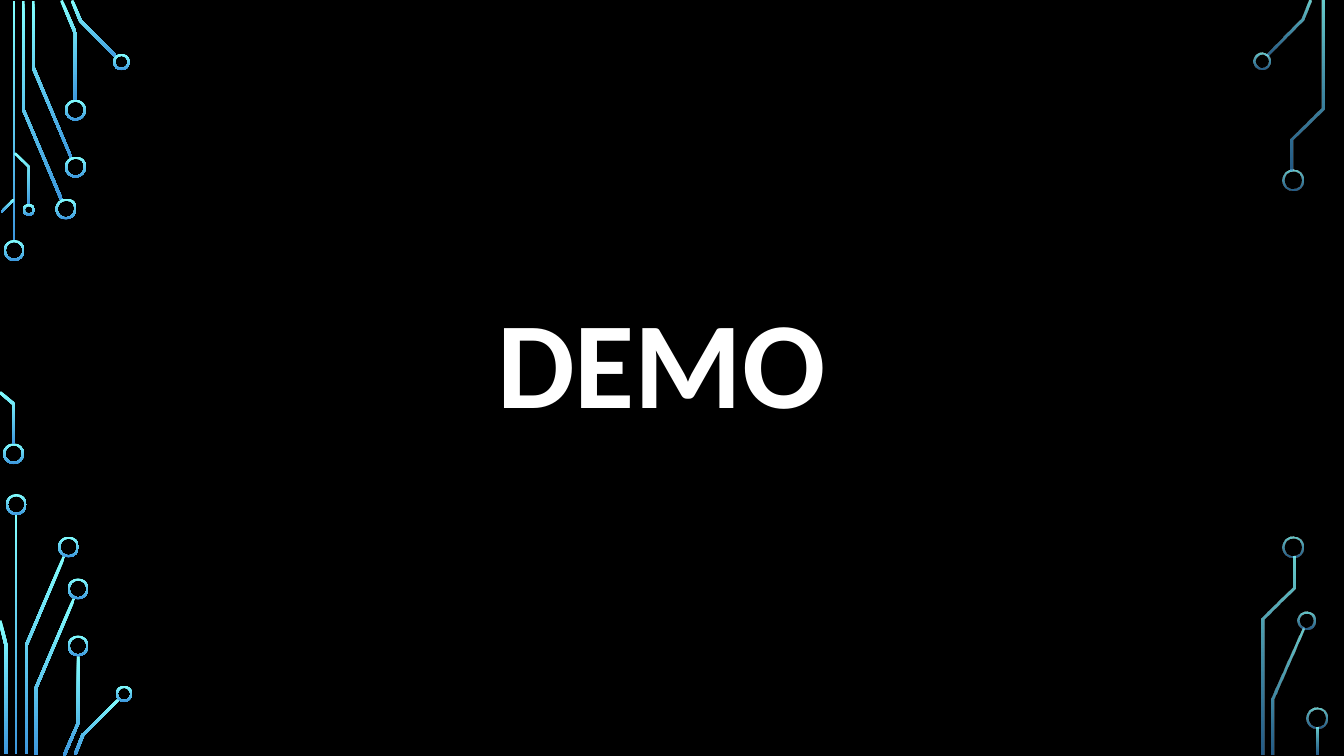
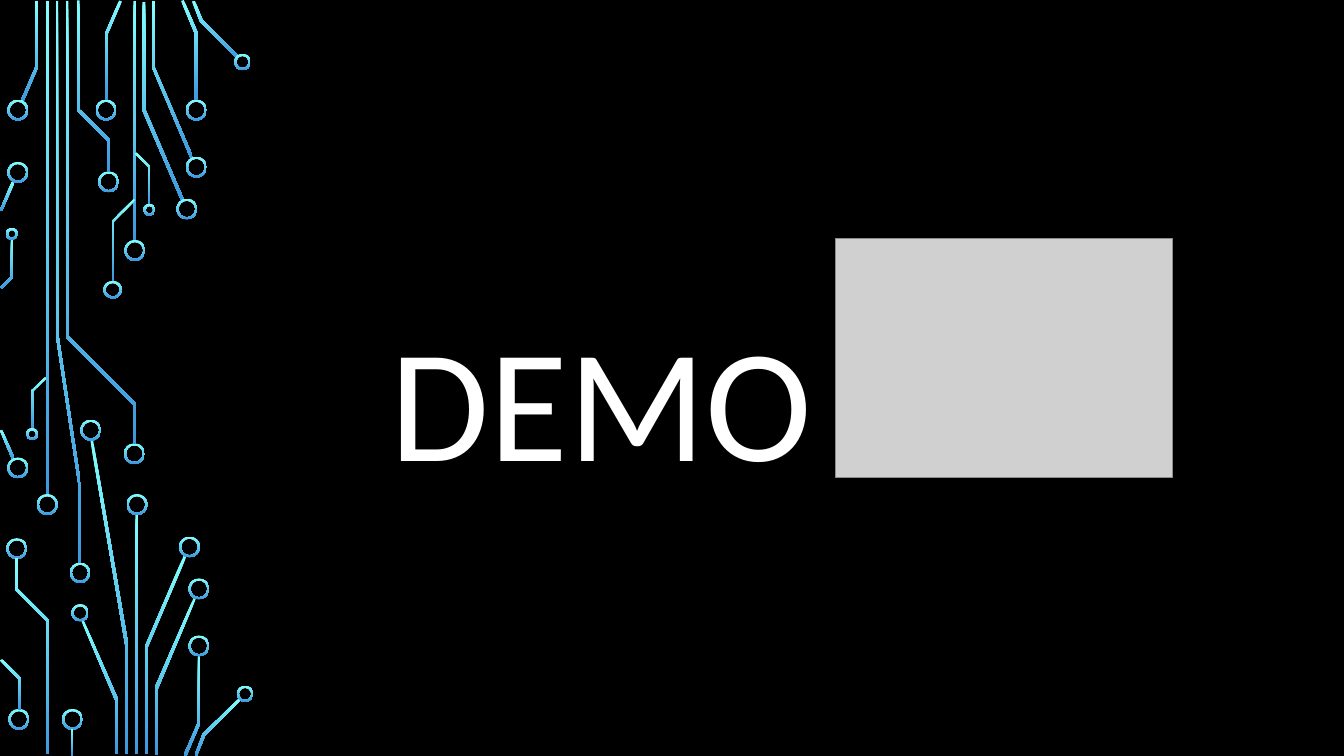
Before and after one commit to AntimonyTechnology/BiFrostGames, a slide deck: slide 4 of Documents/Demo07/Presentation.pptx. Drawn at 1344x756 pixels with LibreOffice and Linux fonts; fonts in the diff are those of the drawing; grey boxes stand for pictures; background and template pictures are left out. Boxes give left, top, right and bottom in pixels: in the first picture for what was removed or moved away, otherwise in the second. Text is boxed around its words. In the diff, an @@ line names an element or a change of style, - is before the commit and + after.

```diff
--- a/Documents/Demo07/Presentation.pptx
+++ b/Documents/Demo07/Presentation.pptx
@@ freeform shape: place and size @@
-freeform shape at box(60, 0, 78, 101)
+freeform shape at box(21, 1, 38, 101)
@@ group added at box(0, 0, 210, 756): 26 freeform shapes, 2 rectangles @@
@@ freeform shape: place and size @@
-freeform shape at box(31, 1, 72, 158)
+freeform shape at box(77, 1, 111, 172)
@@ 8 freeform shapes, 2 rectangles: place and size @@
-8 freeform shapes, 2 rectangles at box(4, 0, 133, 756)
+8 freeform shapes, 2 rectangles at box(124, 1, 254, 756)
@@ freeform shape: place and size @@
-freeform shape at box(65, 100, 86, 121)
+freeform shape at box(96, 100, 117, 121)
@@ freeform shape: place and size @@
-freeform shape at box(55, 199, 77, 220)
+freeform shape at box(7, 162, 28, 184)
@@ freeform shape: place and size @@
-freeform shape at box(65, 156, 86, 177)
+freeform shape at box(98, 171, 119, 193)
@@ freeform shape: place and size @@
-freeform shape at box(1, 199, 15, 213)
+freeform shape at box(0, 181, 15, 212)
@@ freeform shape: place and size @@
-freeform shape at box(22, 204, 34, 216)
+freeform shape at box(6, 228, 18, 240)
@@ title "DEMO": place and size @@
-title "DEMO" at box(497, 327, 826, 409)
+title "DEMO" at box(390, 356, 812, 462)
@@ title "DEMO" at box(390, 356, 812, 462): size 88 to 115 pt, bold off; vertical alignment middle to bottom @@
@@ picture added at box(836, 238, 1173, 478) @@
@@ freeform shape: place and size @@
-freeform shape at box(0, 391, 15, 445)
+freeform shape at box(31, 377, 47, 430)
@@ freeform shape: place and size @@
-freeform shape at box(3, 444, 24, 465)
+freeform shape at box(7, 458, 28, 479)
@@ freeform shape: place and size @@
-freeform shape at box(6, 494, 27, 515)
+freeform shape at box(36, 494, 57, 515)
@@ freeform shape: place and size @@
-freeform shape at box(58, 536, 80, 558)
+freeform shape at box(6, 538, 27, 560)
@@ freeform shape: place and size @@
-freeform shape at box(24, 556, 65, 754)
+freeform shape at box(15, 558, 48, 753)
@@ freeform shape: place and size @@
-freeform shape at box(68, 579, 89, 600)
+freeform shape at box(70, 563, 90, 583)
@@ freeform shape: place and size @@
-freeform shape at box(68, 635, 89, 656)
+freeform shape at box(72, 604, 89, 621)
@@ freeform shape: place and size @@
-freeform shape at box(34, 598, 76, 755)
+freeform shape at box(82, 620, 119, 754)
@@ freeform shape: place and size @@
-freeform shape at box(0, 620, 7, 754)
+freeform shape at box(0, 659, 21, 711)
@@ group removed at box(1253, 0, 1328, 755): 9 freeform shapes, 1 rectangle @@
```
Also in this commit, not shown: 5 other slides changed, 11 slides added, 3 slides removed, 2 other files.
